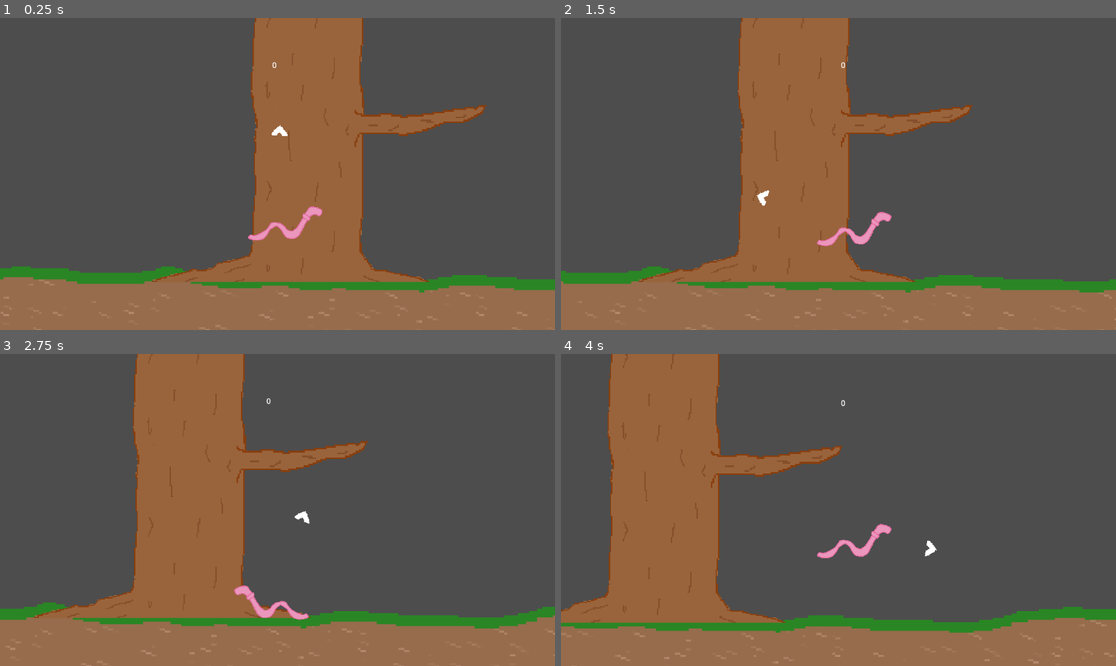
Above: before the commit, frames 1-4 (two rows, left to right).
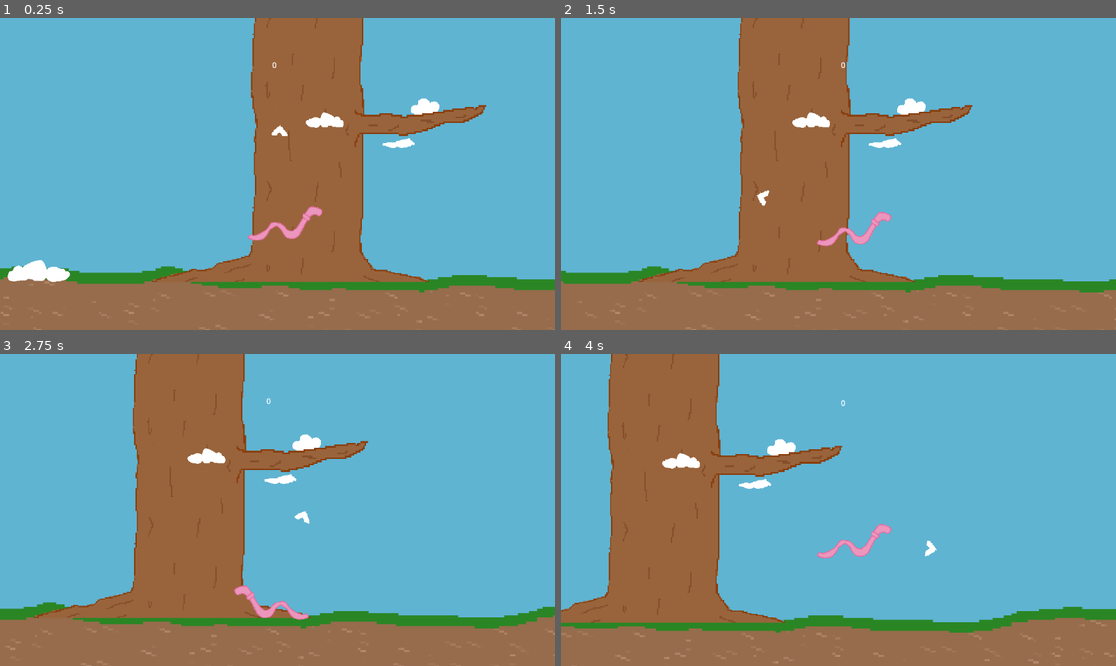
Above: after the commit, the same moments.

Repository: paxelotl/lame-jam-48
Game: Godot game, scene res://main.tscn
Same seed, same stepped clock (60 frames per second), same inputs: the game is played once before the commit and once after it.
Inputs (mouse positions are in pixels of both pictures, inside the frame that each line leads up to):
- Up to frame 1 (0.25 s): no input
- Up to frame 2 (1.5 s): move the mouse to (960, 158) at 0.52 s; press the mouse at (960, 158) at 0.53 s; hold D (move_right) from 0.53 s (still down); move the mouse to (727, 189) at 1.27 s; release the mouse at (727, 189) at 1.28 s; click (727, 189) at 1.35 s
- Up to frame 3 (2.75 s): move the mouse to (333, 441) at 2.02 s; release D (move_right) at 2.03 s; press the mouse at (333, 441) at 2.03 s; hold A (move_left) from 2.03 s (still down)
- Up to frame 4 (4 s): move the mouse to (810, 572) at 2.77 s; release A (move_left) at 2.78 s; release the mouse at (810, 572) at 2.78 s; hold D (move_right) from 2.78 s (still down); click (810, 572) at 2.85 s; move the mouse to (1005, 556) at 3.52 s; press the mouse at (1005, 556) at 3.53 s

The runs differ from the first frame. In frame 1, 65% of the frame differs, in the area x 0-100%, y 0-85%; in frame 2, 65%; in frame 3, 65%; in frame 4, 66%, in the area x 0-100%, y 0-86%.

Commit message:
Add clouds

Diff:
--- a/main.tscn
+++ b/main.tscn
@@ -9,6 +9,7 @@
 [ext_resource type="Texture2D" uid="uid://c3quuccm2sutw" path="res://textures/arrow.png" id="5_g0f1h"]
 [ext_resource type="PackedScene" uid="uid://c314sqwbl5ama" path="res://trunk.tscn" id="7_2ck6r"]
 [ext_resource type="Script" path="res://trunk_manager.gd" id="7_45lq0"]
+[ext_resource type="Texture2D" uid="uid://dbqwgeudw5jfb" path="res://textures/clouds.png" id="10_xslxl"]
 
 [sub_resource type="RectangleShape2D" id="RectangleShape2D_l3tgl"]
 size = Vector2(100, 500)
@@ -116,3 +117,36 @@
 trunk = ExtResource("7_2ck6r")
 
 [node name="Trunk" parent="TrunkManager" instance=ExtResource("7_2ck6r")]
+
+[node name="Parallax2D" type="Parallax2D" parent="."]
+scroll_offset = Vector2(0, -900)
+repeat_size = Vector2(0, 1300)
+repeat_times = 50
+
+[node name="Sprite2D" type="Sprite2D" parent="Parallax2D"]
+z_index = -3
+position = Vector2(-156, 167)
+scale = Vector2(1.00478, 0.987362)
+texture = ExtResource("10_xslxl")
+
+[node name="Parallax2D2" type="Parallax2D" parent="."]
+scroll_offset = Vector2(0, -1200)
+repeat_size = Vector2(0, 1100)
+repeat_times = 50
+
+[node name="Sprite2D2" type="Sprite2D" parent="Parallax2D2"]
+z_index = -3
+position = Vector2(118, 15)
+scale = Vector2(0.984298, 0.984298)
+texture = ExtResource("10_xslxl")
+
+[node name="Parallax2D3" type="Parallax2D" parent="."]
+repeat_size = Vector2(0, 1700)
+repeat_times = 50
+
+[node name="Sprite2D3" type="Sprite2D" parent="Parallax2D3"]
+z_index = -3
+position = Vector2(711, 252)
+rotation = 3.14159
+scale = Vector2(0.613133, -0.70365)
+texture = ExtResource("10_xslxl")
--- a/project.godot
+++ b/project.godot
@@ -38,3 +38,4 @@
 textures/canvas_textures/default_texture_filter=0
 renderer/rendering_method="gl_compatibility"
 renderer/rendering_method.mobile="gl_compatibility"
+environment/defaults/default_clear_color=Color(0.372968, 0.70502, 0.824987, 1)
Not shown: 1 places in main.tscn that only renumber resources
Binary file added: textures/clouds.png
Not shown, added: textures/clouds.png.import
